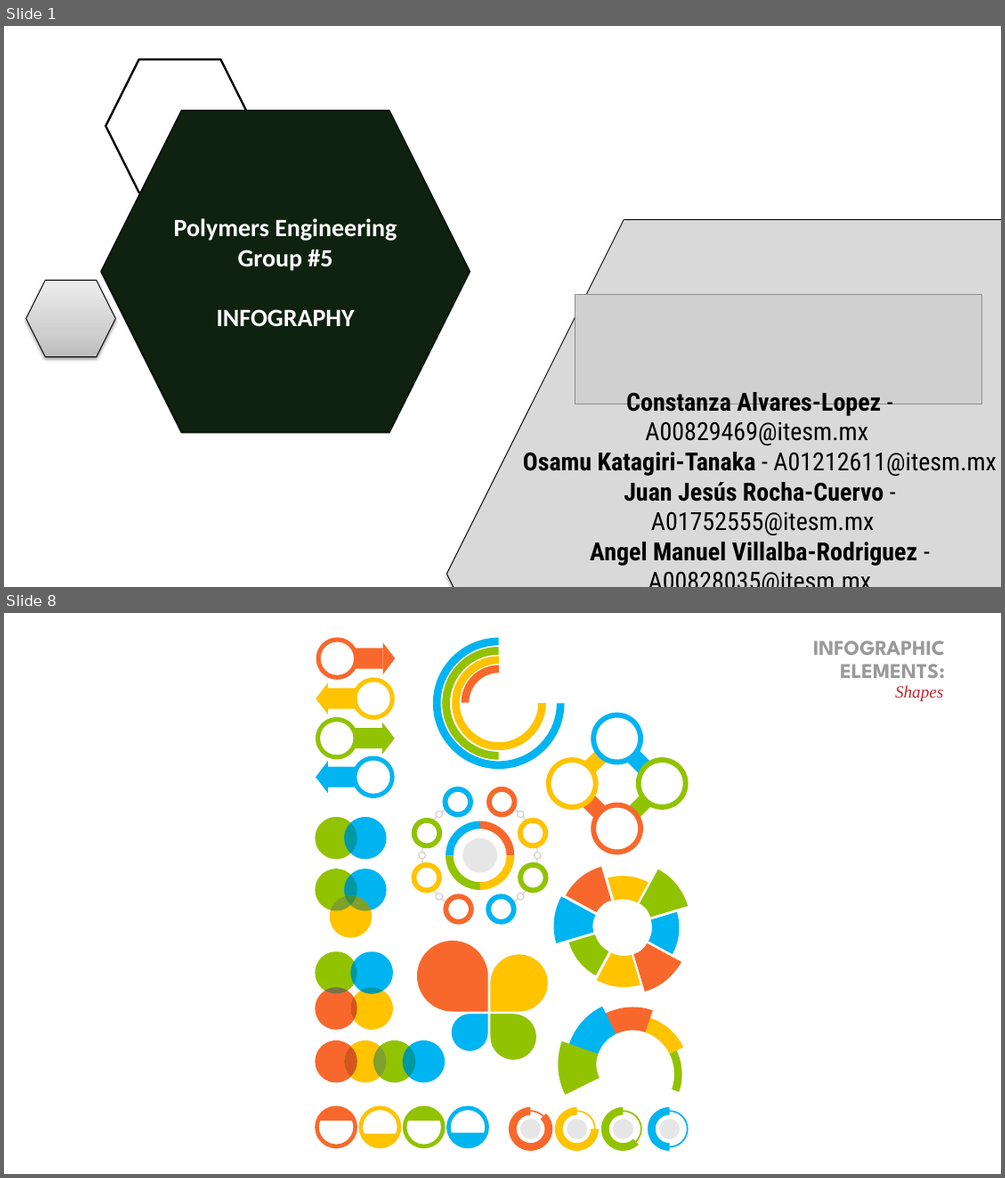
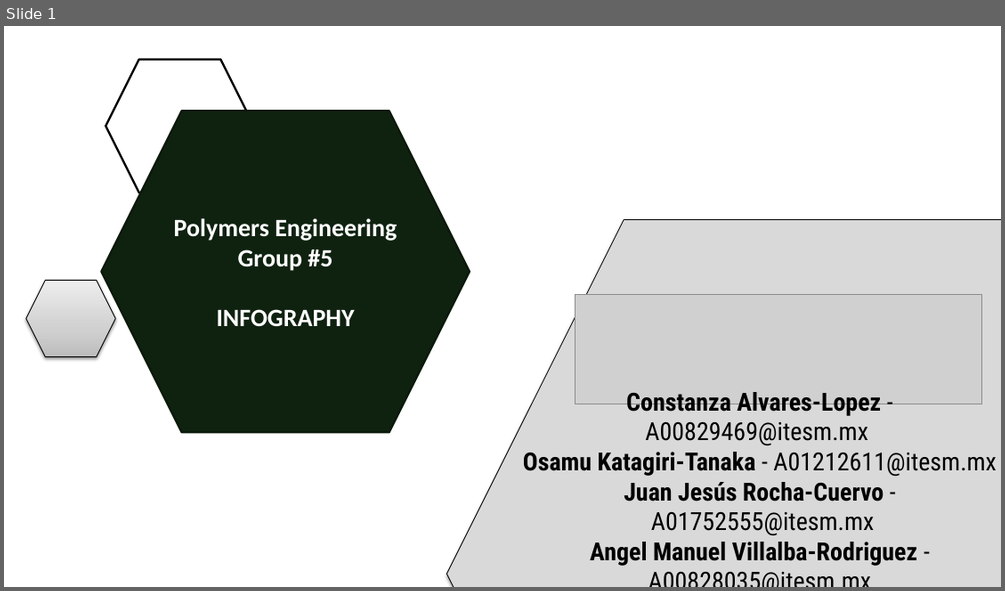
Before and after one commit to KiraSensei13/MNT_ITESM_courses, a slide deck: 3a.1.PlasticsAndCompositesEngineering/8_FinalTerm/0_infography/Team5_infography.pptx. Shown one above the other, each under a label of ours: slides 1 and 8 before the commit, slide 1 after it; the slides between them are not shown. The pictures are 1005x1178 and 1005x591 pixels, drawn with LibreOffice and Linux fonts; fonts in the diff are those of the drawing; grey boxes stand for pictures; background and template pictures are left out. Boxes give left, top, right and bottom in pixels: in the first picture for what was removed or moved away, otherwise in the second. Text is boxed around its words. In the diff, an @@ line names an element or a change of style, - is before the commit and + after.

```diff
--- a/3a.1.PlasticsAndCompositesEngineering/8_FinalTerm/0_infography/Team5_infography.pptx
+++ b/3a.1.PlasticsAndCompositesEngineering/8_FinalTerm/0_infography/Team5_infography.pptx
@@ slide 8 removed at (4,613,1001,1174), background #FFFFFF @@
@@ group removed at (432,638,564,770): 4 freeform shapes @@
@@ title removed at (813,641,945,678) @@
-INFOGRAPHIC
-ELEMENTS:
@@ text removed at (895,685,943,701) @@
-Shapes
@@ group removed at (546,713,688,854): 8 ellipses, 4 freeform shapes @@
@@ group removed at (316,638,395,798): 8 ellipses, 4 rectangles, 4 triangles @@
@@ group removed at (413,789,545,922): 15 ellipses, 6 freeform shapes @@
@@ group removed at (551,867,688,992): 8 freeform shapes @@
@@ group removed at (417,941,548,1060): 4 freeform shapes @@
@@ group removed at (316,817,445,1082): 13 ellipses, 11 freeform shapes @@
@@ group removed at (556,1005,684,1094): 5 freeform shapes @@
@@ group removed at (509,1107,688,1151): 8 freeform shapes, 4 ellipses @@
@@ group removed at (316,1107,486,1147): 4 ellipses, 4 freeform shapes @@
```
Also in this commit, not shown: 2 slides changed, 2 slides added, 6 other slides removed, 19 other files.
